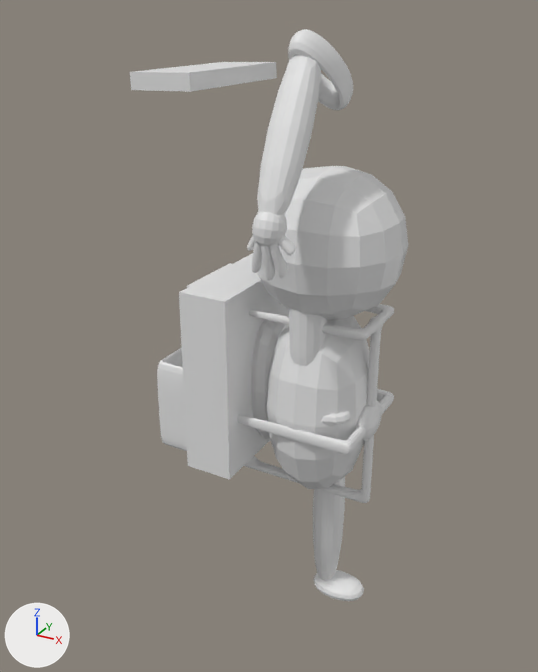
Renders of the Blender file ProgettoBello/Assets/BlenderAssets/astro 2.blend from each side of a commit.
Rendered twice from a 50 mm lens placed at (3.27, -7.22, 7.46), pointed at (-0.69, -0.02, 3.85). Every picture has the same lights, and +X, +Y and +Z are marked at lower left.
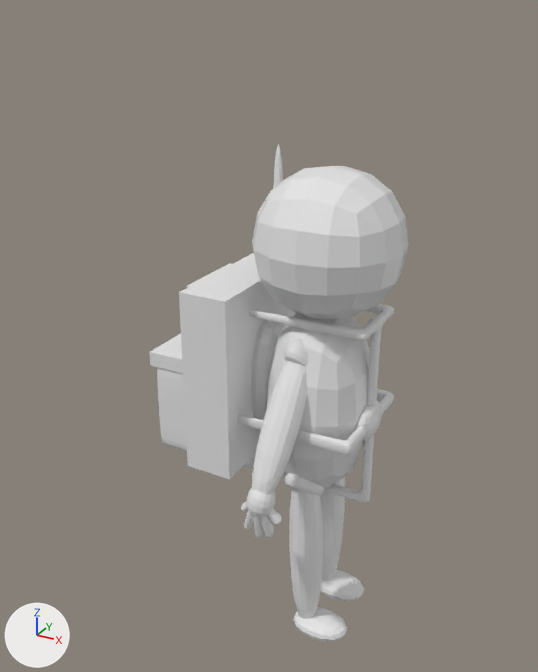
Where the change shows, as pixel boxes [x1, y1, x2, y2] in the pictures (538 x 672 px):
'Cube.006', moved, turned
    before: [257, 55, 321, 215]
    after: [252, 360, 307, 495]
'Cube.002', moved
    before: [289, 308, 327, 366]
    after: [289, 488, 323, 619]
'Cube.031', moved, turned
    before: [130, 62, 277, 92]
    after: [149, 333, 183, 373]
'Torus', moved, turned
    before: [288, 29, 353, 110]
    after: [284, 338, 308, 367]
'Cube.008', moved
    before: [252, 211, 287, 247]
    after: [246, 488, 276, 517]
'Cube.004', moved
    before: [321, 411, 352, 426]
    after: [293, 607, 347, 642]
'Cube.022', moved
    before: [269, 244, 287, 278]
    after: [260, 516, 274, 538]
'Cube.023', moved
    before: [261, 245, 275, 281]
    after: [253, 515, 264, 538]
'Torus.002', moved (not visible before)
    after: [285, 473, 325, 496]
'Cube.024', moved, turned
    before: [252, 242, 262, 273]
    after: [244, 511, 253, 530]
'Cube.021', moved
    before: [278, 235, 295, 256]
    after: [267, 508, 282, 525]
'Cube.025', moved
    before: [247, 236, 255, 251]
    after: [241, 501, 248, 512]

Edits to the bpy script that builds the scene:
```text
Change ob_cube_002:
    ob_cube_002.location: (0.0, -0.39, 4.47) -> (0.04, -0.39, 1.3)
Change ob_cube_004:
    ob_cube_004.location: (0.19, -0.38, 3.26) -> (0.27, -0.38, 0.09)
Change ob_cube_006:
    ob_cube_006.location: (0.0, -0.89, 6.4) -> (-0.09, -0.82, 3.24)
    ob_cube_006.rotation_euler: (-0.496, -0.00631, 0.0) -> (-0.496, 0.0596, 0.0)  # degrees (-28, -0.4, 0) -> degrees (-28, 3.4, 0)
Change ob_torus:
    ob_torus.location: (0.06, -0.35, 6.91) -> (0.01, -0.28, 3.74)
    ob_torus.rotation_euler: (-0.817, -0.197, -0.256) -> (-0.835, -0.134, -0.252)  # degrees (-47, -11, -15) -> degrees (-48, -7.7, -14)
Change ob_torus_002:
    ob_torus_002.location: (-0.02, -0.36, 5.34) -> (0.0, -0.36, 2.17)
Change ob_cube_008:
    ob_cube_008.location: (0.0, -1.27, 5.59) -> (-0.14, -1.2, 2.42)
Change ob_cube_021:
    ob_cube_021.location: (0.16, -1.27, 5.47) -> (0.01, -1.2, 2.29)
Change ob_cube_022:
    ob_cube_022.location: (0.09, -1.29, 5.34) -> (-0.07, -1.22, 2.17)
Change ob_cube_023:
    ob_cube_023.location: (0.01, -1.31, 5.3) -> (-0.16, -1.24, 2.14)
Change ob_cube_024:
    ob_cube_024.location: (-0.1, -1.3, 5.37) -> (-0.26, -1.23, 2.21)
    ob_cube_024.rotation_euler: (0.296, 0.229, -6.073) -> (0.31, 0.294, -6.07)  # degrees (17, 13, -348) -> degrees (18, 17, -348)
Change ob_cube_025:
    ob_cube_025.location: (-0.17, -1.25, 5.45) -> (-0.32, -1.18, 2.3)
Change ob_cube_031:
    ob_cube_031.location: (-1.52, 0.1, 6.78) -> (-1.52, 0.1, 3.61)
    ob_cube_031.rotation_euler: (0.0, -0.0264, 0.0) -> (0.0, -0.0173, 0.0)  # degrees (0, -1.5, 0) -> degrees (0, -1, 0)
```
